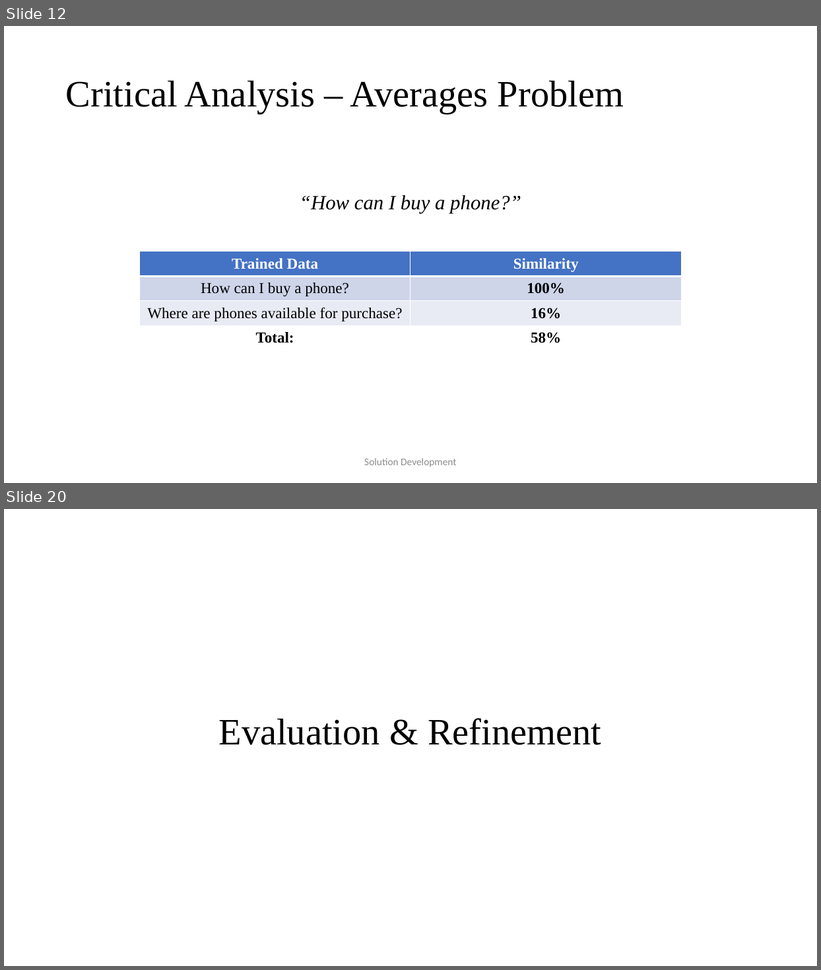
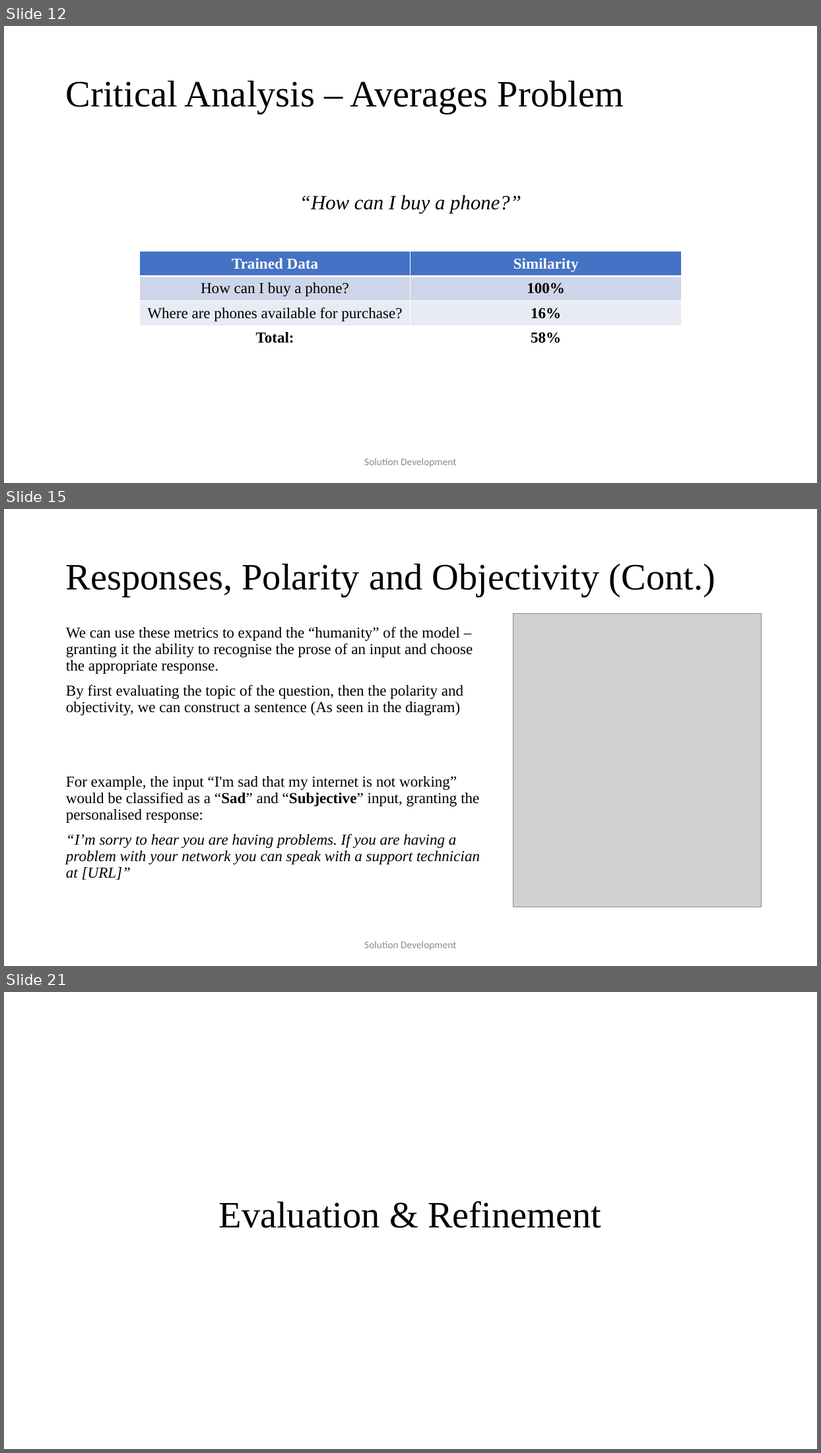
Before and after one commit to JaVonox/AIChatbot, a slide deck: Documentation/100505349.pptx. Shown one above the other, each under a label of ours: slides 12 and 20 before the commit, slides 12, 15 and 21 after it; the slides between them are not shown. The pictures are 821x970 and 821x1453 pixels, drawn with LibreOffice and Linux fonts; fonts in the diff are those of the drawing; grey boxes stand for pictures. Boxes give left, top, right and bottom in pixels: in the first picture for what was removed or moved away, otherwise in the second. Text is boxed around its words. In the diff, an @@ line names an element or a change of style, - is before the commit and + after.

```diff
--- a/Documentation/100505349.pptx
+++ b/Documentation/100505349.pptx
@@ slide 15 added at box(4, 509, 817, 966), background #FFFFFF @@
@@ title added at box(66, 563, 715, 597), 44 pt, text #000000 @@
+Responses, Polarity and Objectivity (Cont.)
@@ text added at box(66, 626, 480, 880), 18 pt, text #000000 @@
+We can use these metrics to expand the “humanity” of the model – granting it the ability to recognise the prose of an input and choose the appropriate response.
+By first evaluating the topic of the question, then the polarity and objectivity, we can construct a sentence (As seen in the diagram)
+For example, the input “I'm sad that my internet is not working” would be classified as a “Sad” and “Subjective” input, granting the personalised response:
+“I’m sorry to hear you are having problems. If you are having a problem with your network you can speak with a support technician at [URL]”
@@ picture added at box(514, 614, 762, 908) @@
@@ text added at box(364, 941, 456, 950), 12 pt, text #8C8C8C @@
+Solution Development
@@ what was slide 20 is now slide 21 @@
```
Also in this commit, not shown: 10 slides changed, 2 other slides added, 1 slide removed, 4 other files.
